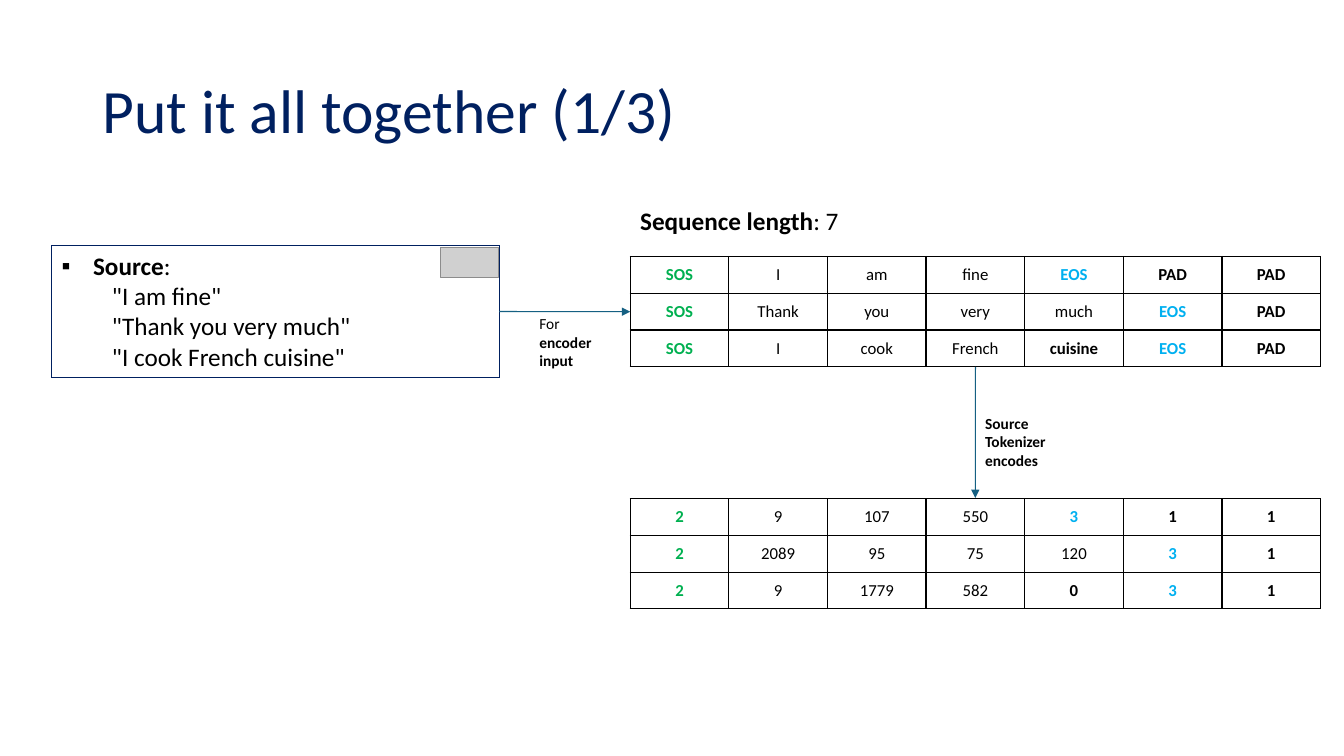
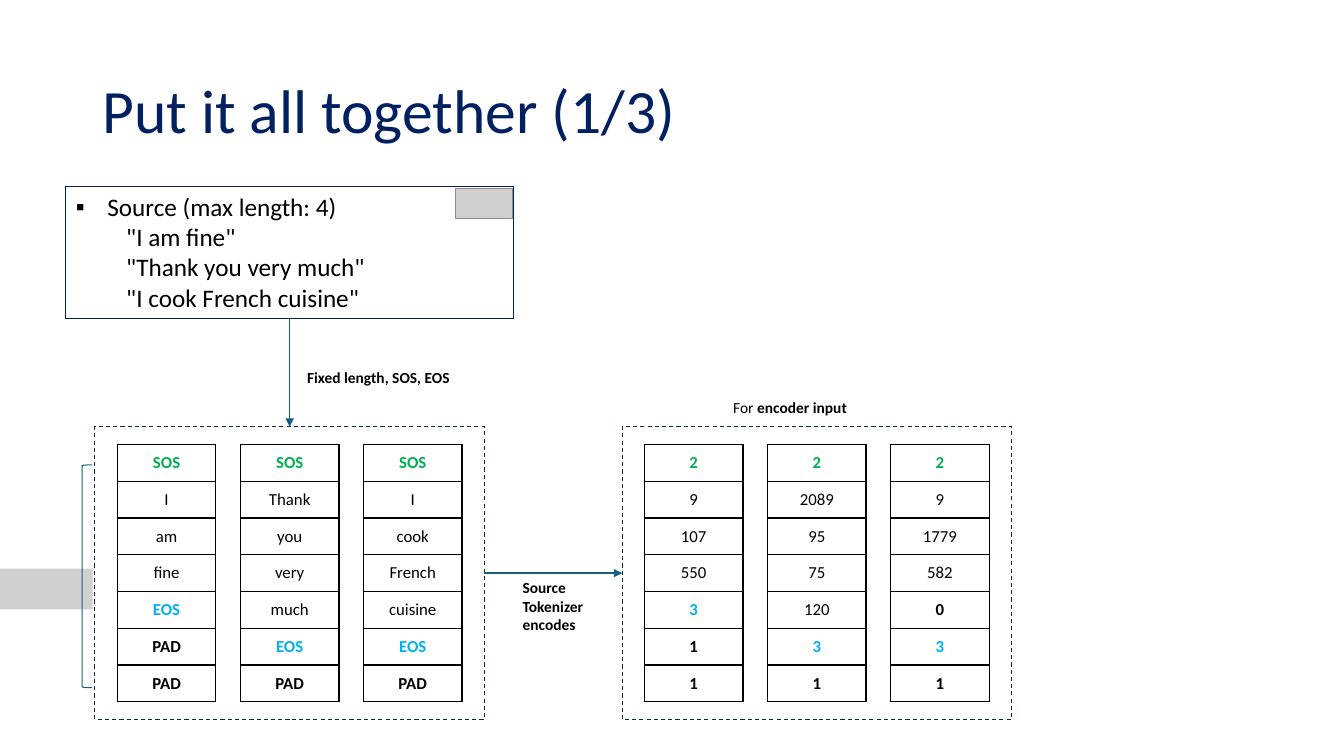
Before and after one commit to tanquangduong/transformer-pt, a slide deck: slide 11 of presentation/Introduction to Transformer.pptx. Drawn at 1344x756 pixels with LibreOffice and Linux fonts; fonts in the diff are those of the drawing; grey boxes stand for pictures. Boxes give left, top, right and bottom in pixels: in the first picture for what was removed or moved away, otherwise in the second. Text is boxed around its words. In the diff, an @@ line names an element or a change of style, - is before the commit and + after.

```diff
--- a/presentation/Introduction to Transformer.pptx
+++ b/presentation/Introduction to Transformer.pptx
@@ rectangle "Source (max length: 4)": place and size @@
-rectangle "Source (max length: 4)" at box(51, 245, 499, 377)
+rectangle "Source (max length: 4)" at box(66, 187, 513, 319)
@@ text in rectangle at box(107, 197, 336, 221): text changed; bold off @@
-▪ Source:
+▪ Source (max length: 4)
@@ picture: place and size @@
-picture at box(442, 247, 499, 277)
+picture at box(456, 189, 513, 219)
@@ text removed at box(640, 212, 839, 235) @@
-Sequence length: 7
@@ arrow moved from (976, 367) - (976, 498) to (289, 319) - (289, 426) @@
@@ arrow removed from (499, 312) to (630, 312) @@
@@ text added at box(307, 372, 450, 386), 11 pt, text #000000, bold @@
+Fixed length, SOS, EOS
@@ text "For encoder input" rewrapped from box(539, 319, 591, 369) to box(733, 402, 847, 416) @@
@@ rectangle added at box(95, 426, 484, 719), outline #092A39 0.75 pt dashed @@
@@ table added at box(117, 445, 216, 702), 7 rows, 1 columns @@
+SOS
+I
+am
+fine
+EOS
+PAD
+PAD
@@ table added at box(240, 445, 339, 702), 7 rows, 1 columns @@
+SOS
+Thank
+you
+very
+much
+EOS
+PAD
@@ table at box(364, 445, 463, 702) @@
-SOS | I | am | fine | EOS | PAD | PAD
-SOS | Thank | you | very | much | EOS | PAD
-SOS | I | cook | French | cuisine | EOS | PAD
+SOS
+I
+cook
+French
+cuisine
+EOS
+PAD
@@ table: place and size @@
-table at box(630, 256, 1322, 366)
+table at box(364, 445, 463, 702)
@@ group added at box(622, 426, 1011, 719): 3 tables, 1 rectangle @@
+2
+2089
+95
+75
+120
+3
+1
+2
+9
+1779
+582
+0
+3
+1
+2
+9
+107
+550
+3
+1
+1
@@ right bracket added at box(83, 465, 93, 688), outline #156082 0.75 pt @@
@@ table removed at box(630, 499, 1322, 609), 3 rows, 7 columns @@
-2 | 9 | 107 | 550 | 3 | 1 | 1
-2 | 2089 | 95 | 75 | 120 | 3 | 1
-2 | 9 | 1779 | 582 | 0 | 3 | 1
@@ picture added at box(0, 569, 93, 609) @@
@@ arrow added from (484, 574) to (622, 574), #156082 1.5 pt @@
@@ text "Source Tokenizer": place and size @@
-text "Source Tokenizer" at box(985, 419, 1046, 466)
+text "Source Tokenizer" at box(523, 583, 584, 630)
```
Also in this commit, not shown: 9 other slides changed, 8 slides added, 2 slides removed, 1 other file.
